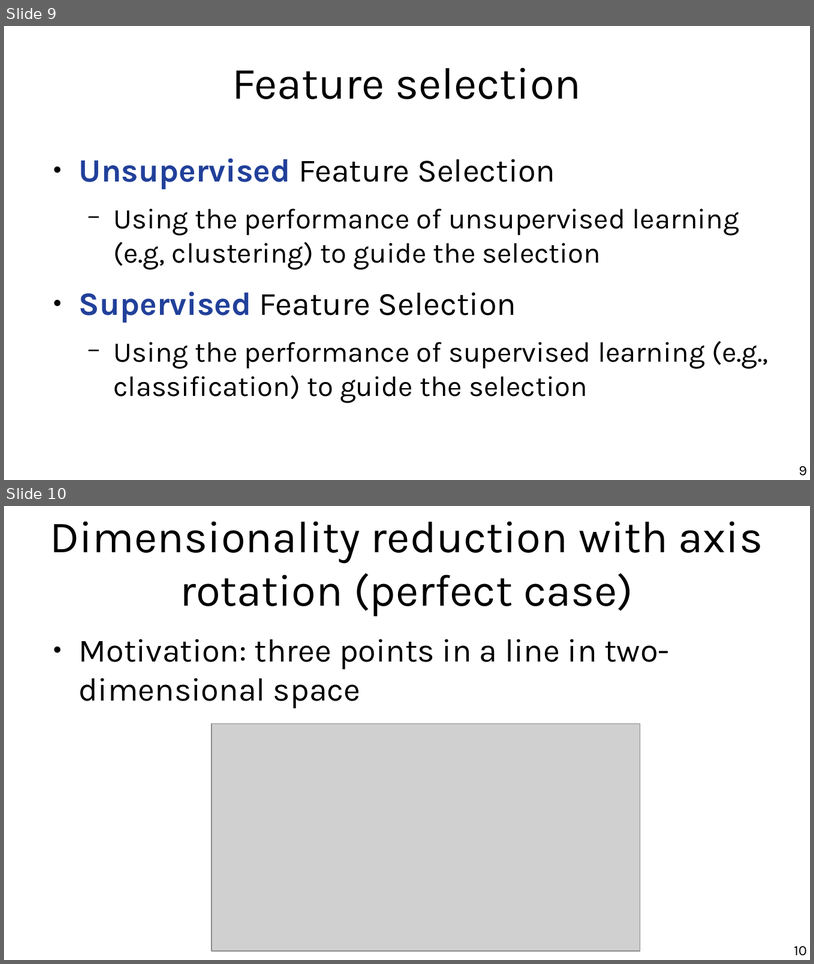
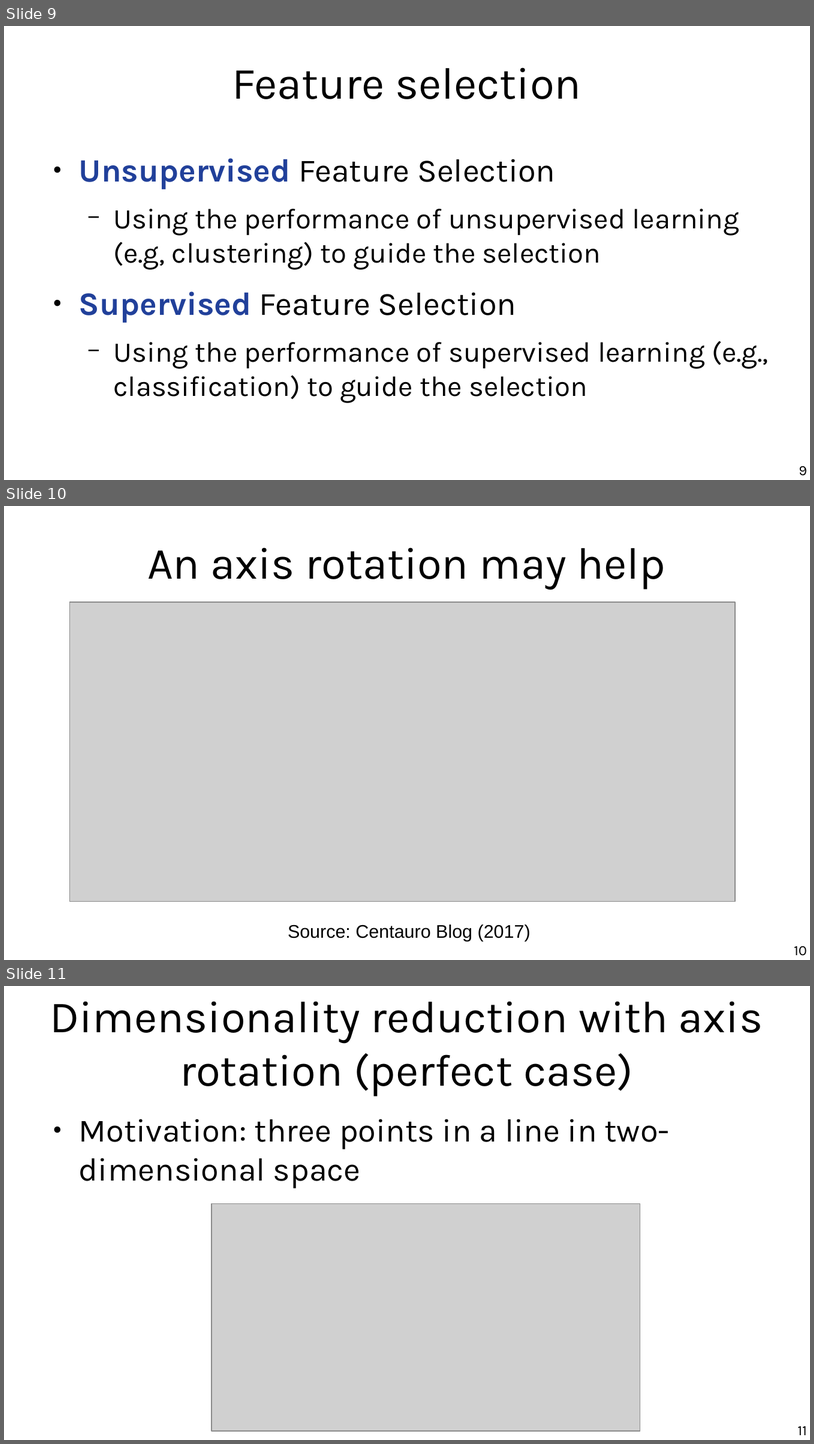
Before and after one commit to chatox/data-mining-course, a slide deck: theory/odp/tt05_reduction.odp. Shown one above the other, each under a label of ours: slides 9 and 10 before the commit, slides 9, 10 and 11 after it. The pictures are 814x964 and 814x1444 pixels, drawn with LibreOffice and Linux fonts; fonts in the diff are those of the drawing; grey boxes stand for pictures. Boxes give left, top, right and bottom in pixels: in the first picture for what was removed or moved away, otherwise in the second. Text is boxed around its words. In the diff, an @@ line names an element or a change of style, - is before the commit and + after.

Commit message:
One additional slide

```diff
--- a/theory/odp/tt05_reduction.odp
+++ b/theory/odp/tt05_reduction.odp
@@ slide 10 added at bbox=[4, 506, 810, 960], background #FFFFFF @@
@@ title added at bbox=[147, 547, 665, 589], 44 pt, text #000000 @@
+An axis rotation may help
@@ picture added at bbox=[70, 602, 736, 901] @@
@@ text added at bbox=[288, 924, 531, 941], 18 pt, text #000000 @@
+Source: Centauro Blog (2017)
@@ page number added at bbox=[794, 946, 807, 955], 14 pt, text #000000 @@
+10
@@ what was slide 10 is now slide 11 @@
@@ page number at bbox=[798, 1426, 807, 1435]: text changed @@
-10
+11
```
